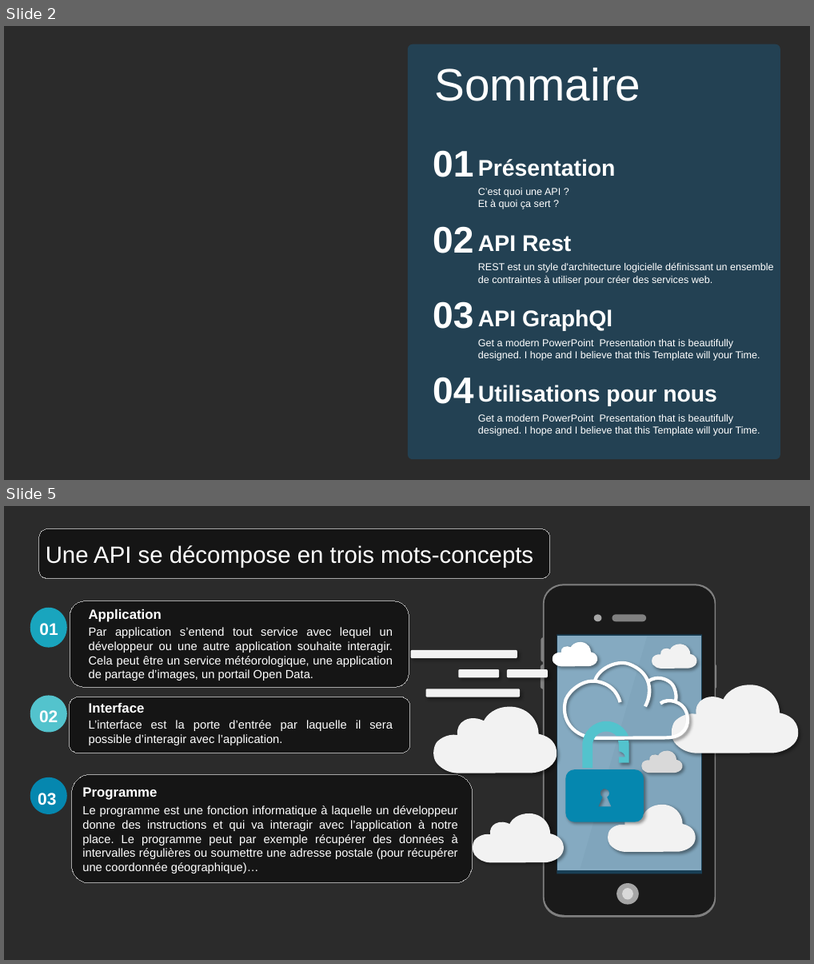
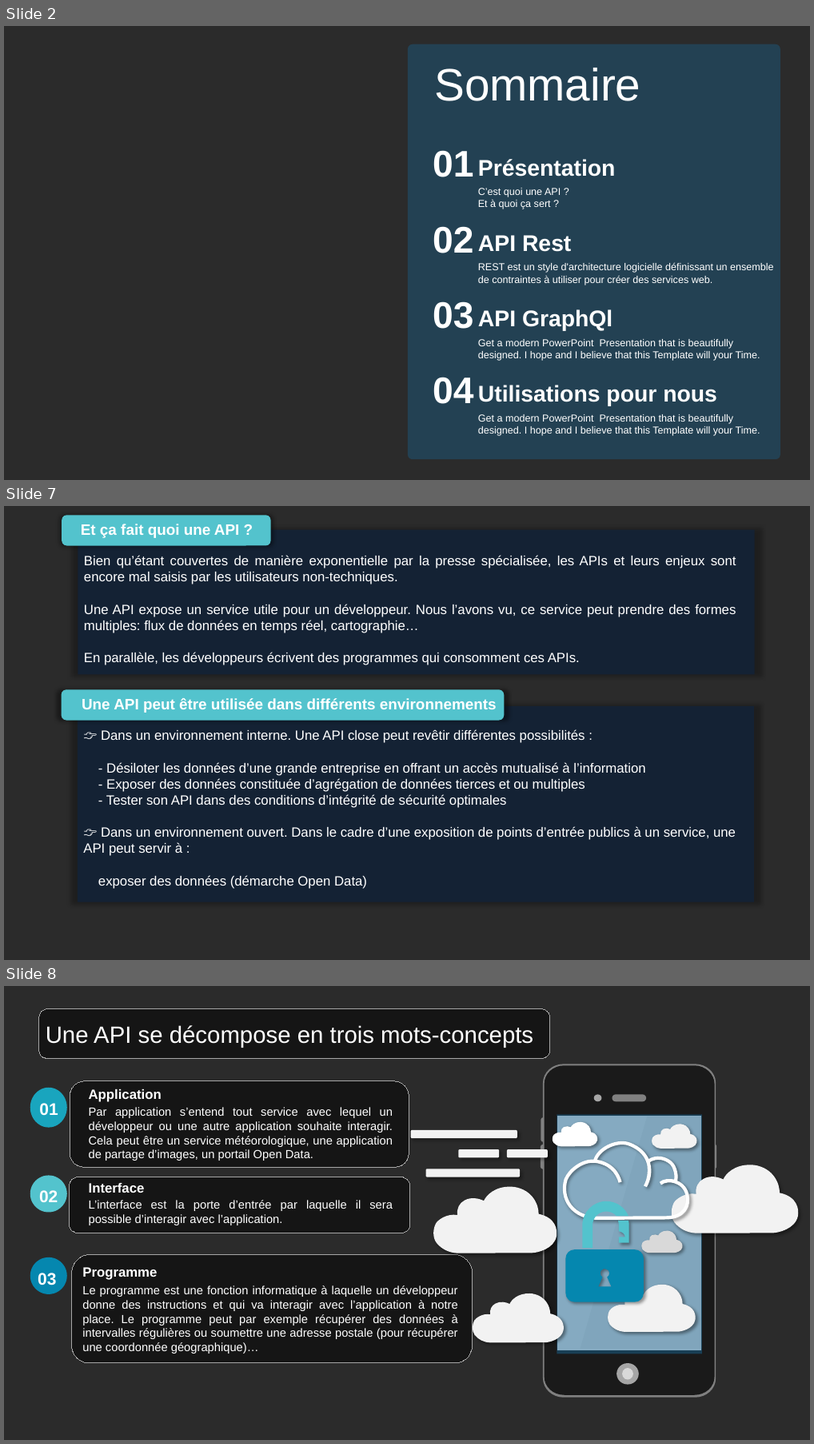
Before and after one commit to Mario-35/api-prestentation, a slide deck: prestentation.pptx. Shown one above the other, each under a label of ours: slides 2 and 5 before the commit, slides 2, 7 and 8 after it; the slides between them are not shown. The pictures are 814x964 and 814x1444 pixels, drawn with LibreOffice and Linux fonts; fonts in the diff are those of the drawing; background and template pictures are left out; a plain dark background stands for a picture behind light text. Boxes give left, top, right and bottom in pixels: in the first picture for what was removed or moved away, otherwise in the second. Text is boxed around its words. In the diff, an @@ line names an element or a change of style, - is before the commit and + after.

```diff
--- a/prestentation.pptx
+++ b/prestentation.pptx
@@ slide 7 added at [4,506,810,960], background picture (left out) @@
@@ rounded rectangle added at [62,515,270,546], fill #53C3CD @@
@@ rectangle added at [78,529,754,674], fill #0F243E at 70% opacity @@
@@ text added at [81,524,239,538], 18 pt, text #FFFFFF, bold @@
+Et ça fait quoi une API ?
@@ text added at [84,555,737,665], 16 pt, text #FFFFFF @@
+Bien qu’étant couvertes de manière exponentielle par la presse spécialisée, les APIs et leurs enjeux sont encore mal saisis par les utilisateurs non-techniques.
+Une API expose un service utile pour un développeur. Nous l’avons vu, ce service peut prendre des formes multiples: flux de données en temps réel, cartographie…
+En parallèle, les développeurs écrivent des programmes qui consomment ces APIs.
@@ rounded rectangle added at [62,689,504,720], fill #53C3CD @@
@@ rectangle added at [78,706,754,902], fill #0F243E at 70% opacity @@
@@ text added at [82,698,497,712], 18 pt, text #FFFFFF, bold @@
+Une API peut être utilisée dans différents environnements
@@ text added at [83,729,736,888], 16 pt, text #FFFFFF @@
+👉 Dans un environnement interne. Une API close peut revêtir différentes possibilités :
+- Désiloter les données d’une grande entreprise en offrant un accès mutualisé à l’information
+- Exposer des données constituée d’agrégation de données tierces et ou multiples
+- Tester son API dans des conditions d’intégrité de sécurité optimales
+👉 Dans un environnement ouvert. Dans le cadre d’une exposition de points d’entrée publics à un service, une API peut servir à :
+exposer des données (démarche Open Data)
@@ what was slide 5 is now slide 8 @@
```
Also in this commit, not shown: 6 other slides added, 1 slide removed.
